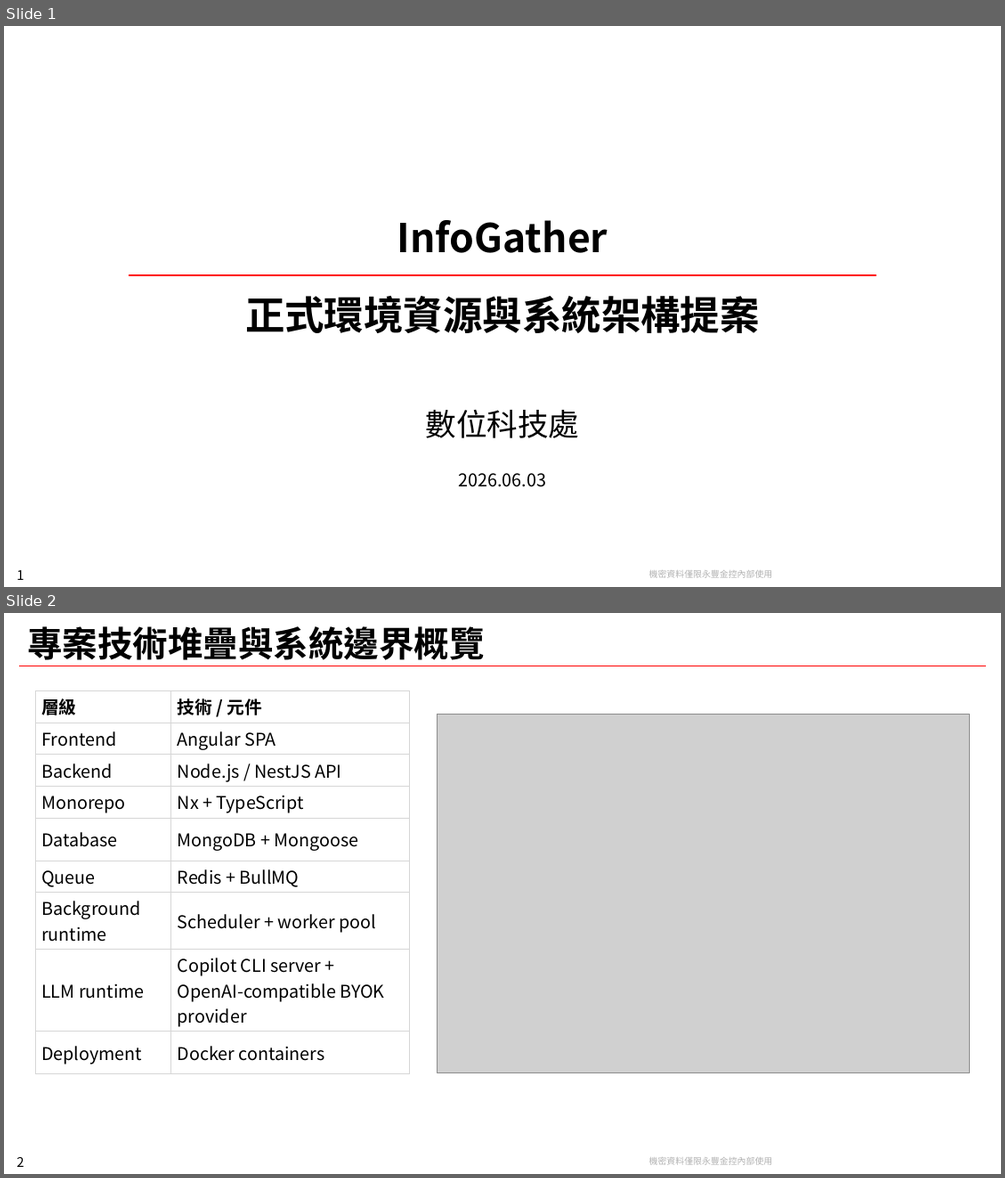
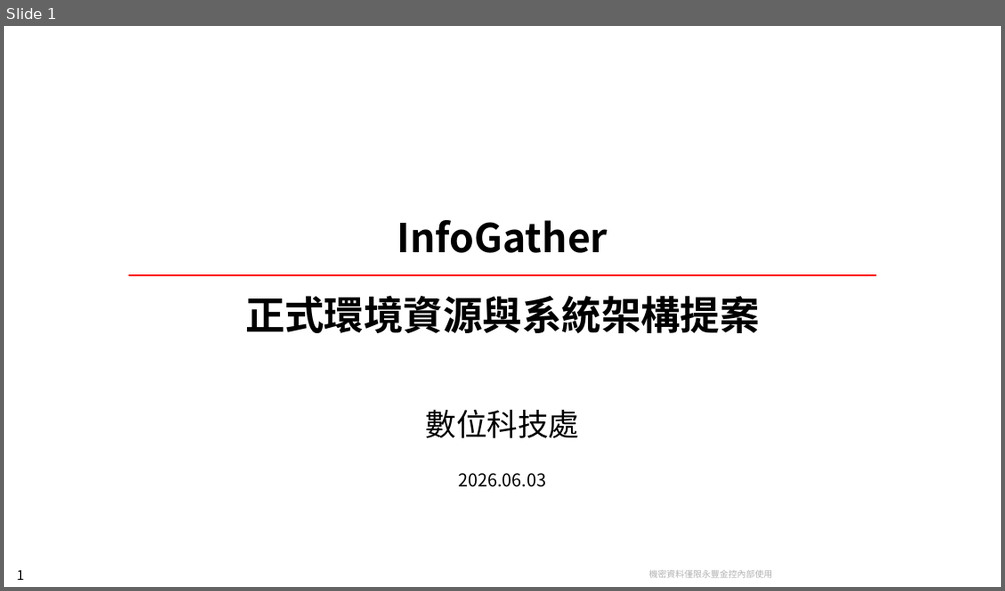
Before and after one commit to chunkai1312/temp, a slide deck: infogather.pptx. Shown one above the other, each under a label of ours: slides 1 and 2 before the commit, slide 1 after it. The pictures are 1005x1178 and 1005x591 pixels, drawn with LibreOffice and Linux fonts; fonts in the diff are those of the drawing; grey boxes stand for pictures; background and template pictures are left out. Boxes give left, top, right and bottom in pixels: in the first picture for what was removed or moved away, otherwise in the second. Text is boxed around its words. In the diff, an @@ line names an element or a change of style, - is before the commit and + after.

```diff
--- a/infogather.pptx
+++ b/infogather.pptx
@@ slide 2 removed at box(4, 613, 1001, 1174), background #FFFFFF; not listed: 2 template elements that a slide beside it also shows @@
@@ title removed at box(27, 626, 485, 660) @@
-專案技術堆疊與系統邊界概覽
@@ line removed from (20, 666) to (985, 666) @@
@@ table removed at box(35, 690, 409, 1072), 9 rows, 2 columns @@
-層級 | 技術 / 元件
-Frontend | Angular SPA
-Backend | Node.js / NestJS API
-Monorepo | Nx + TypeScript
-Database | MongoDB + Mongoose
-Queue | Redis + BullMQ
-Background runtime | Scheduler + worker pool
-LLM runtime | Copilot CLI server + / OpenAI-compatible BYOK provider
-Deployment | Docker containers
@@ picture removed at box(437, 714, 970, 1072) @@
```
Also in this commit, not shown: 1 slide changed, 2 slides added, 12 other slides removed.
